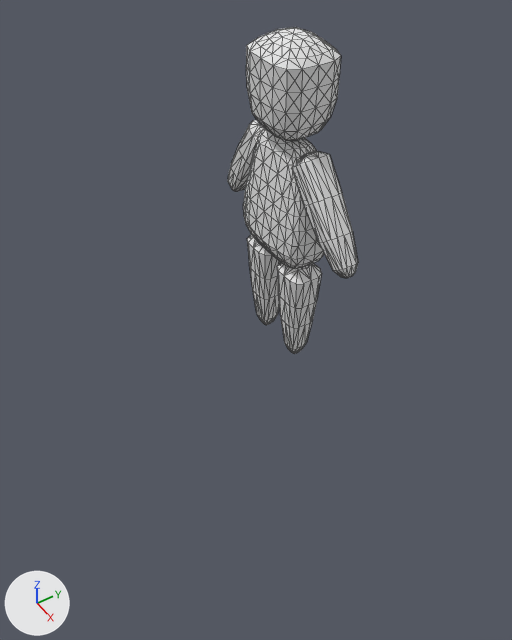
Renders of the Blender file ressources/42_run_character.blend from each side of a commit.
Rendered twice from a 50 mm camera at (13.27, -9.53, 10.35) aimed at (2.87, -2.82, -0.81). The lights are fixed; the arrows at lower left show +X, +Y and +Z. Mesh edges are drawn as thin lines. Objects named as collision shapes, trigger or cutter boxes, shadow casters or lower levels of detail are left out.

The scene before the commit, as lines of its bpy script (objects in view):
```python
me_cube_007 = bpy.data.meshes.new('Cube.007')
me_cube_007.from_pydata(...)  # 1018 vertices, 2012 faces; spans x -2.75..2.88, y -0.84..0.95, z -5.03..4.35
me_cube_007.materials.append(mat_material_001)  # its picture is missing
ob_character_idle = bpy.data.objects.new('Character_idle', me_cube_007)
ob_character_idle.location = (0.0, 0.0, 0.0)
```
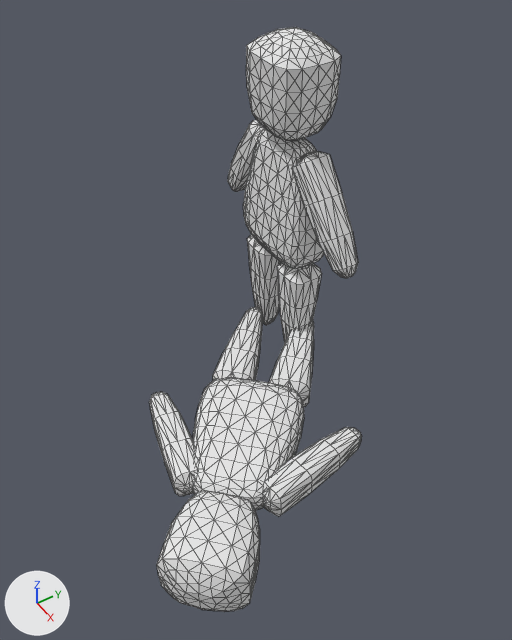
Diff of the bpy script that builds the scene:
```diff
--- a/ressources/42_run_character.blend.py
+++ b/ressources/42_run_character.blend.py
@@ mat_material_005 @@
+mat_material_005 = diffuse_material('Material.005')
+mat_material_005.base_color = (0.8, 0.8, 0.8)  # white #e7e7e7
@@ me_cube_009 @@
+me_cube_009.from_pydata(...)  # 1018 vertices, 2012 faces; spans x -0.58..7.12, y -7.14..0.55, z -5.81..-4.02
+me_cube_009.materials.append(mat_material_005)  # its picture is missing
@@ ob_character_dead @@
+ob_character_dead = bpy.data.objects.new('Character_dead', me_cube_009)
+ob_character_dead.location = (0.0, 0.0, 1.0)
```

Changed parts and their boxes [x1, y1, x2, y2] in the pictures (512 x 640 px):
'Character_dead', added
    after: [149, 307, 362, 611]
